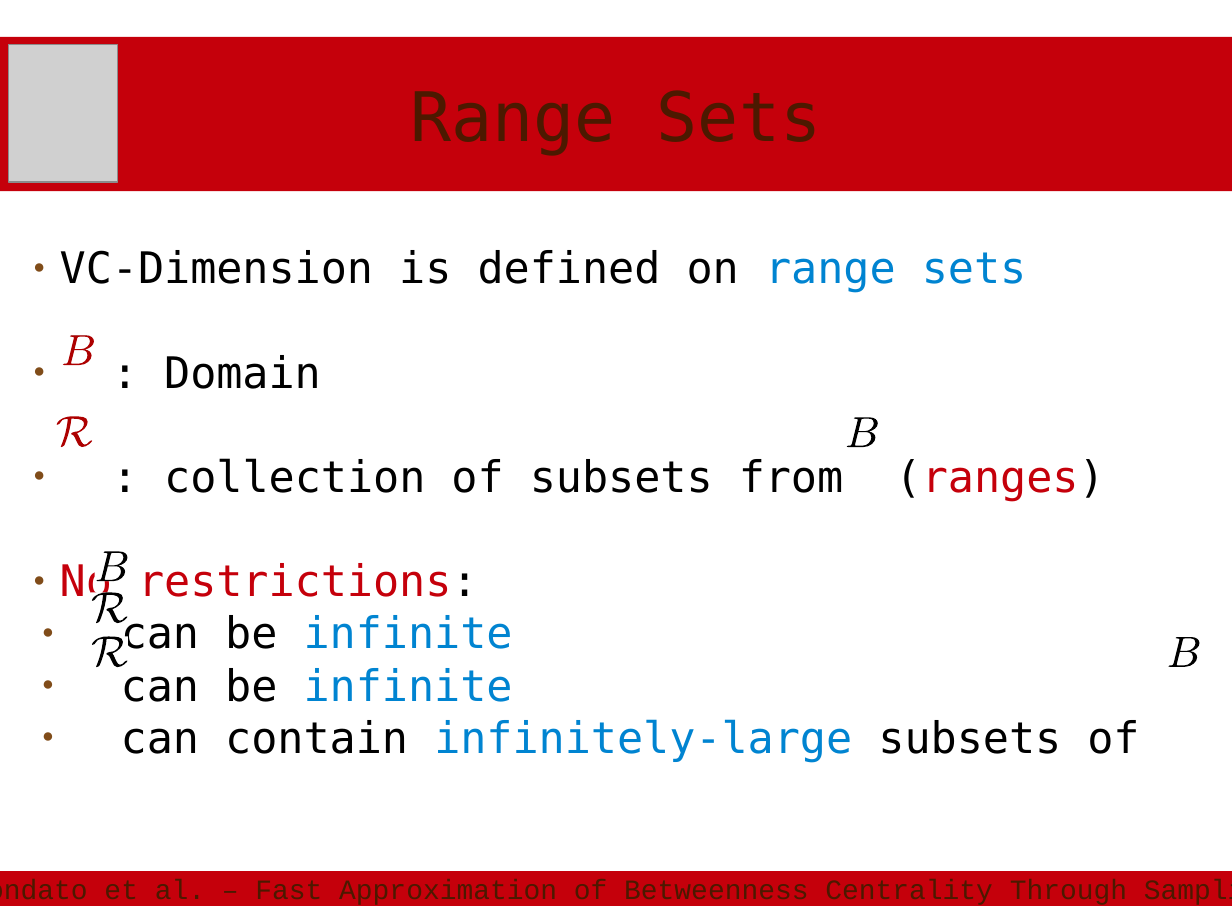
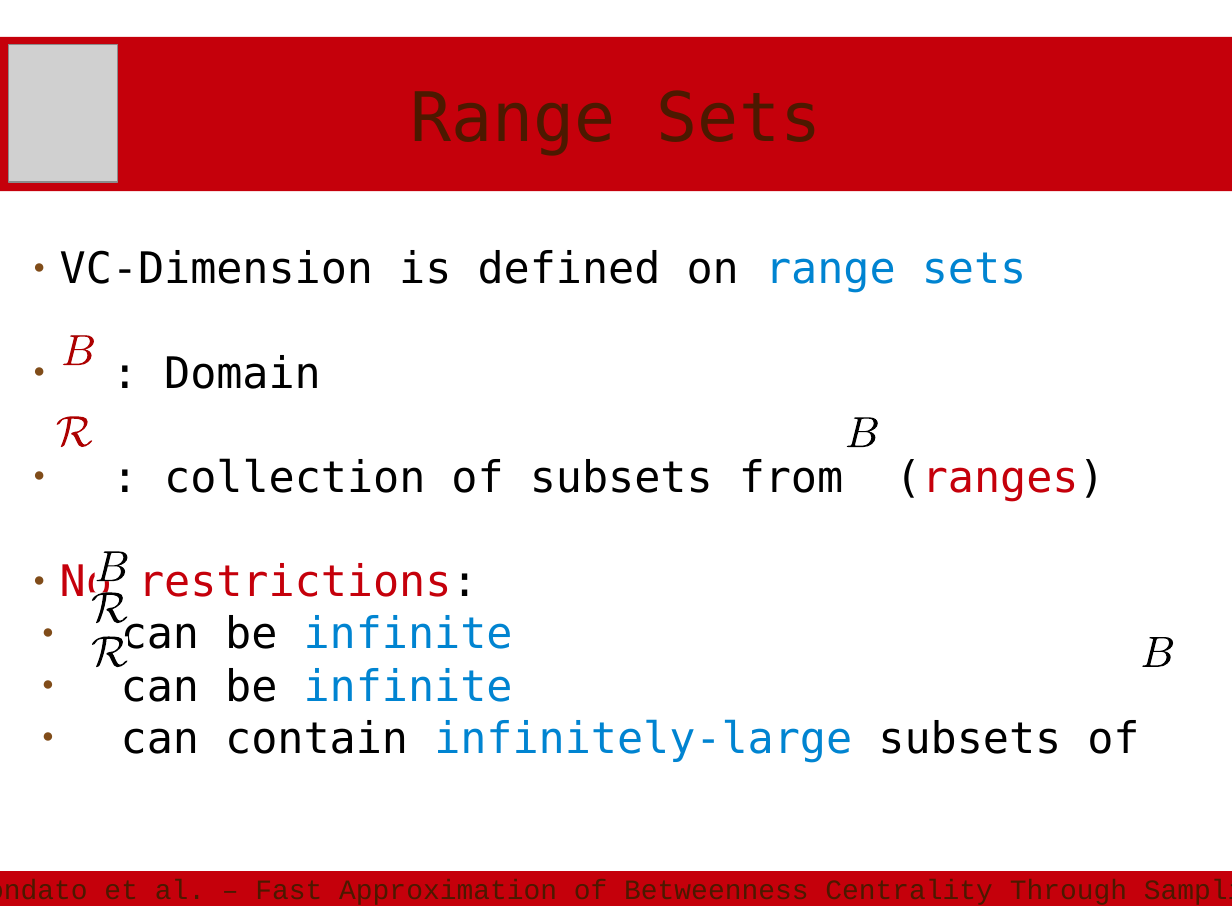
Before and after one commit to rionda/centrsampl, a slide deck: slide 48 of presentation/BU-CentrSampl.odp (slide 47 before the commit). Drawn at 1232x924 pixels with LibreOffice and Linux fonts; fonts in the diff are those of the drawing; grey boxes stand for pictures. Boxes give left, top, right and bottom in pixels: in the first picture for what was removed or moved away, otherwise in the second. Text is boxed around its words. In the diff, an @@ line names an element or a change of style, - is before the commit and + after.

```diff
--- a/presentation/BU-CentrSampl.odp
+++ b/presentation/BU-CentrSampl.odp
@@ freeform shape moved from (x1=1167, y1=637, x2=1202, y2=667) to (x1=1140, y1=637, x2=1175, y2=667) @@
@@ freeform shape moved from (x1=1169, y1=637, x2=1201, y2=667) to (x1=1143, y1=637, x2=1174, y2=667) @@
```
Also in this commit, not shown: 18 other slides changed, 1 slide added, 1 other file.
